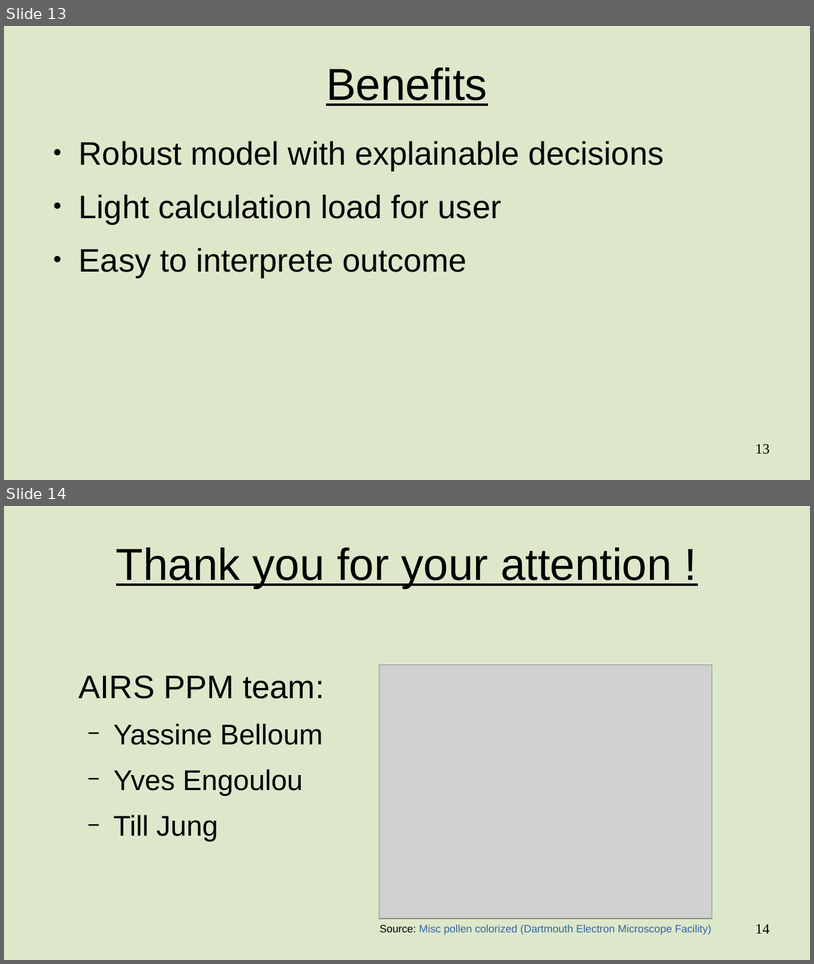
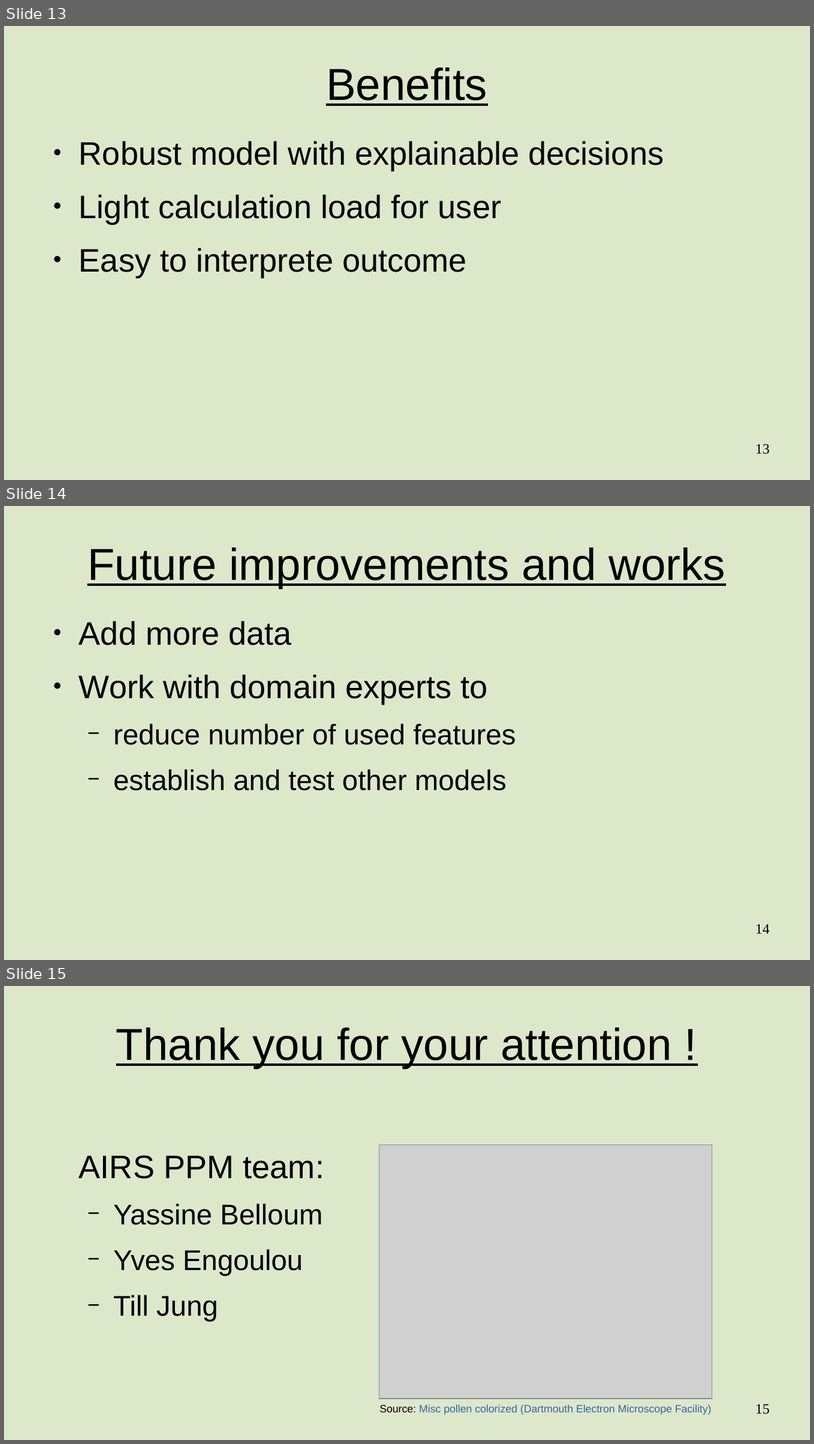
Before and after one commit to YvesL-Web/Air_Polution_Analysis, a slide deck: presentation/241127_00-first_plain_draft.odp. Shown one above the other, each under a label of ours: slides 13 and 14 before the commit, slides 13, 14 and 15 after it. The pictures are 814x964 and 814x1444 pixels, drawn with LibreOffice and Linux fonts; fonts in the diff are those of the drawing; grey boxes stand for pictures. Boxes give left, top, right and bottom in pixels: in the first picture for what was removed or moved away, otherwise in the second. Text is boxed around its words. In the diff, an @@ line names an element or a change of style, - is before the commit and + after.

Commit message:
update_pres

```diff
--- a/presentation/241127_00-first_plain_draft.odp
+++ b/presentation/241127_00-first_plain_draft.odp
@@ slide 14 added at box(4, 506, 810, 960), background #DDE8CB @@
@@ title added at box(87, 547, 725, 588), 44 pt, text #000000, underline @@
+Future improvements and works
@@ text added at box(79, 621, 516, 790), 28 pt, text #000000 @@
+● Add more data
+● Work with domain experts to
+  − reduce number of used features
+  − establish and test other models
@@ page number added at box(756, 924, 770, 933), 14 pt, text #000000 @@
+14
@@ what was slide 14 is now slide 15 @@
@@ page number at box(756, 1404, 770, 1414): text changed @@
-14
+15
```
